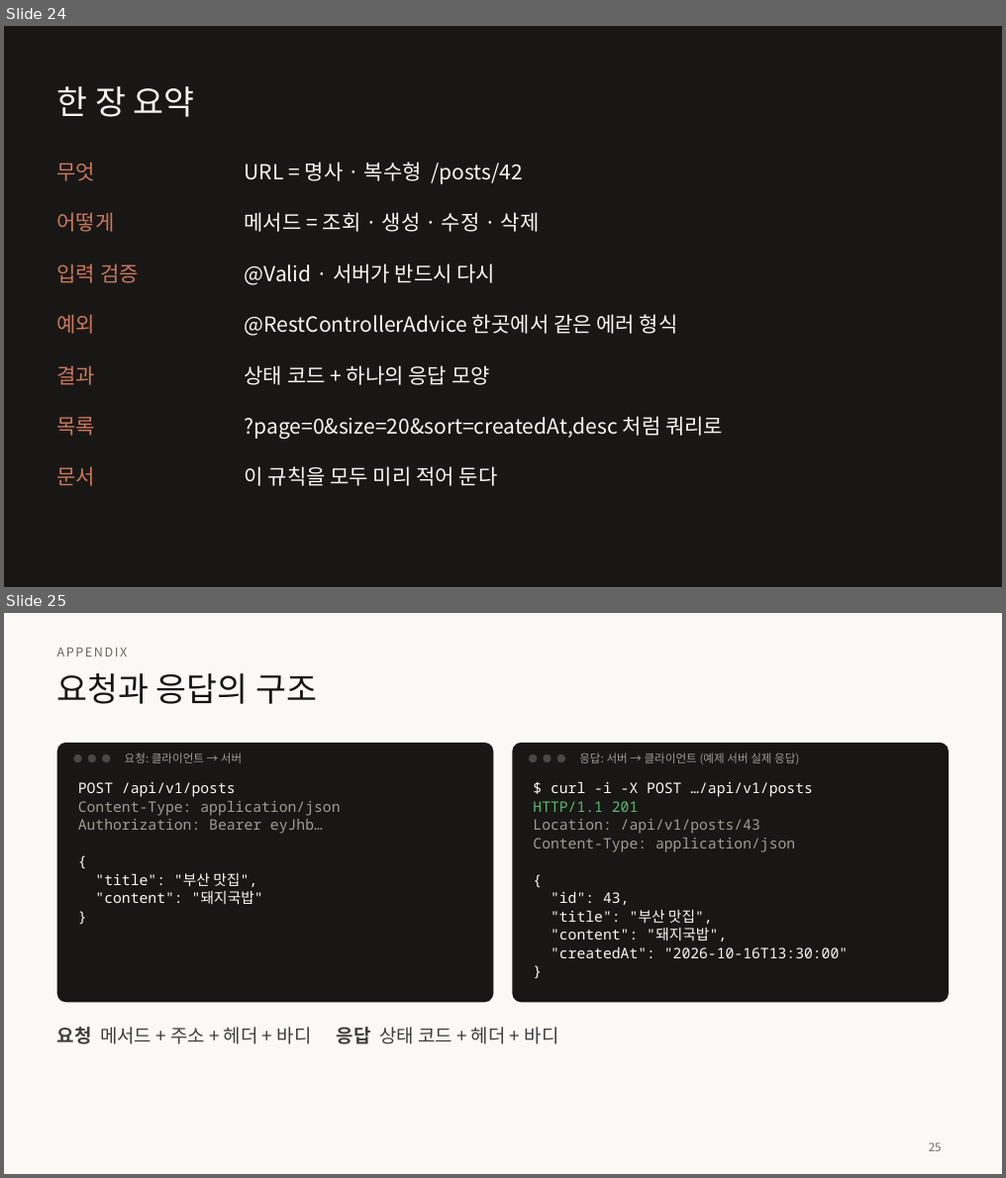
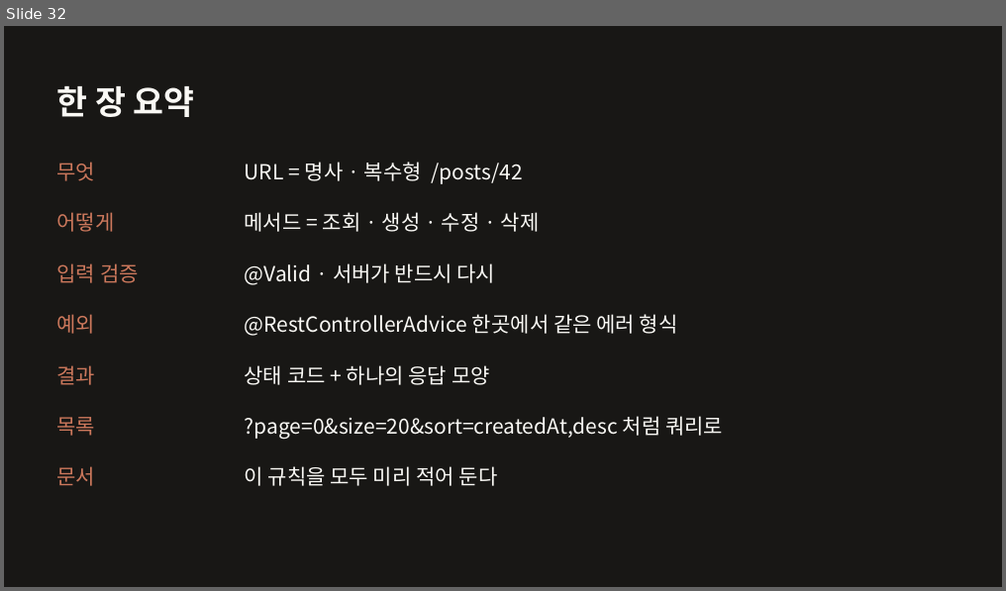
Before and after one commit to home-blog/docs-RESTful, a slide deck: 발표/RESTful-API-설계.pptx. Shown one above the other, each under a label of ours: slides 24 and 25 before the commit, slide 32 after it. The pictures are 1006x1178 and 1006x591 pixels, drawn with LibreOffice and Linux fonts; fonts in the diff are those of the drawing. Boxes give left, top, right and bottom in pixels: in the first picture for what was removed or moved away, otherwise in the second. Text is boxed around its words. In the diff, an @@ line names an element or a change of style, - is before the commit and + after.

```diff
--- a/발표/RESTful-API-설계.pptx
+++ b/발표/RESTful-API-설계.pptx
@@ slide 25 removed at [4, 613, 1002, 1174], background #FAF9F5 @@
@@ text removed at [57, 645, 731, 666] @@
-APPENDIX
@@ title removed at [57, 673, 317, 704] @@
-요청과 응답의 구조
@@ rounded rectangle removed at [57, 743, 494, 1002] @@
@@ ellipse removed at [73, 755, 82, 762] @@
@@ ellipse removed at [88, 755, 96, 762] @@
@@ ellipse removed at [102, 755, 110, 762] @@
@@ text removed at [125, 753, 242, 763] @@
-요청: 클라이언트 → 서버
@@ rounded rectangle removed at [512, 743, 948, 1002] @@
@@ ellipse removed at [529, 755, 537, 762] @@
@@ ellipse removed at [543, 755, 551, 762] @@
@@ ellipse removed at [557, 755, 565, 762] @@
@@ text removed at [579, 753, 799, 764] @@
-응답: 서버 → 클라이언트 (예제 서버 실제 응답)
@@ text removed at [78, 782, 340, 904] @@
-POST /api/v1/posts
-Content-Type: application/json
-Authorization: Bearer eyJhb…
-{
-"title": "부산 맛집",
-"content": "돼지국밥"
-}
@@ text removed at [533, 781, 847, 959] @@
-$ curl -i -X POST …/api/v1/posts
-HTTP/1.1 201
-Location: /api/v1/posts/43
-Content-Type: application/json
-{
-"id": 43,
-"title": "부산 맛집",
-"content": "돼지국밥",
-"createdAt": "2026-10-16T13:30:00"
-}
@@ text removed at [57, 1027, 559, 1045] @@
-요청 메서드 + 주소 + 헤더 + 바디 응답 상태 코드 + 헤더 + 바디
@@ page number removed at [929, 1143, 942, 1152] @@
-25
@@ what was slide 24 is now slide 32 @@
@@ slide 32 changed as well @@
@@ title "한 장 요약" at [57, 86, 195, 117]: bold on @@
```
Also in this commit, not shown: 32 other slides changed, 8 slides added, 10 other files.
